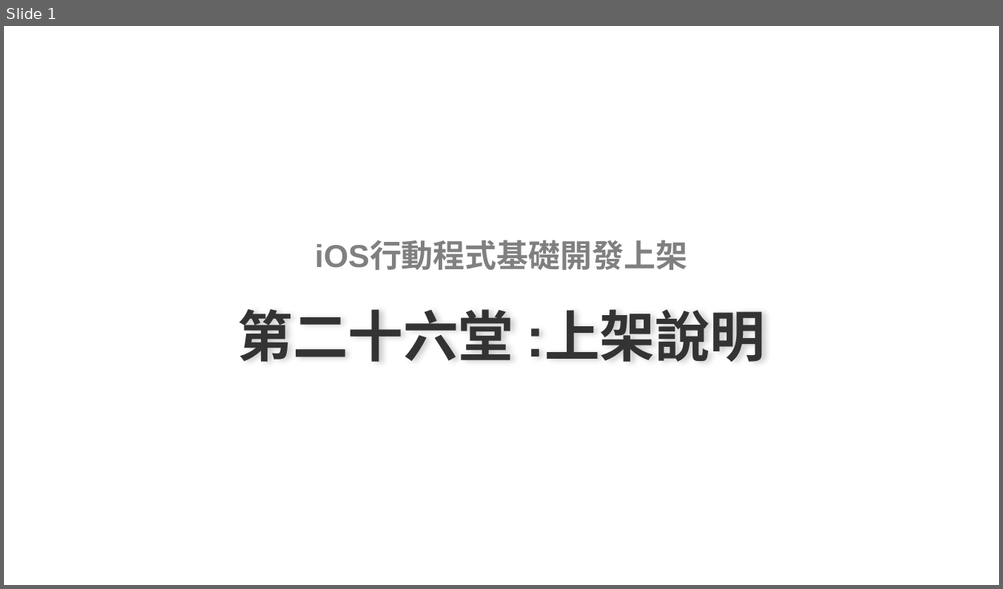
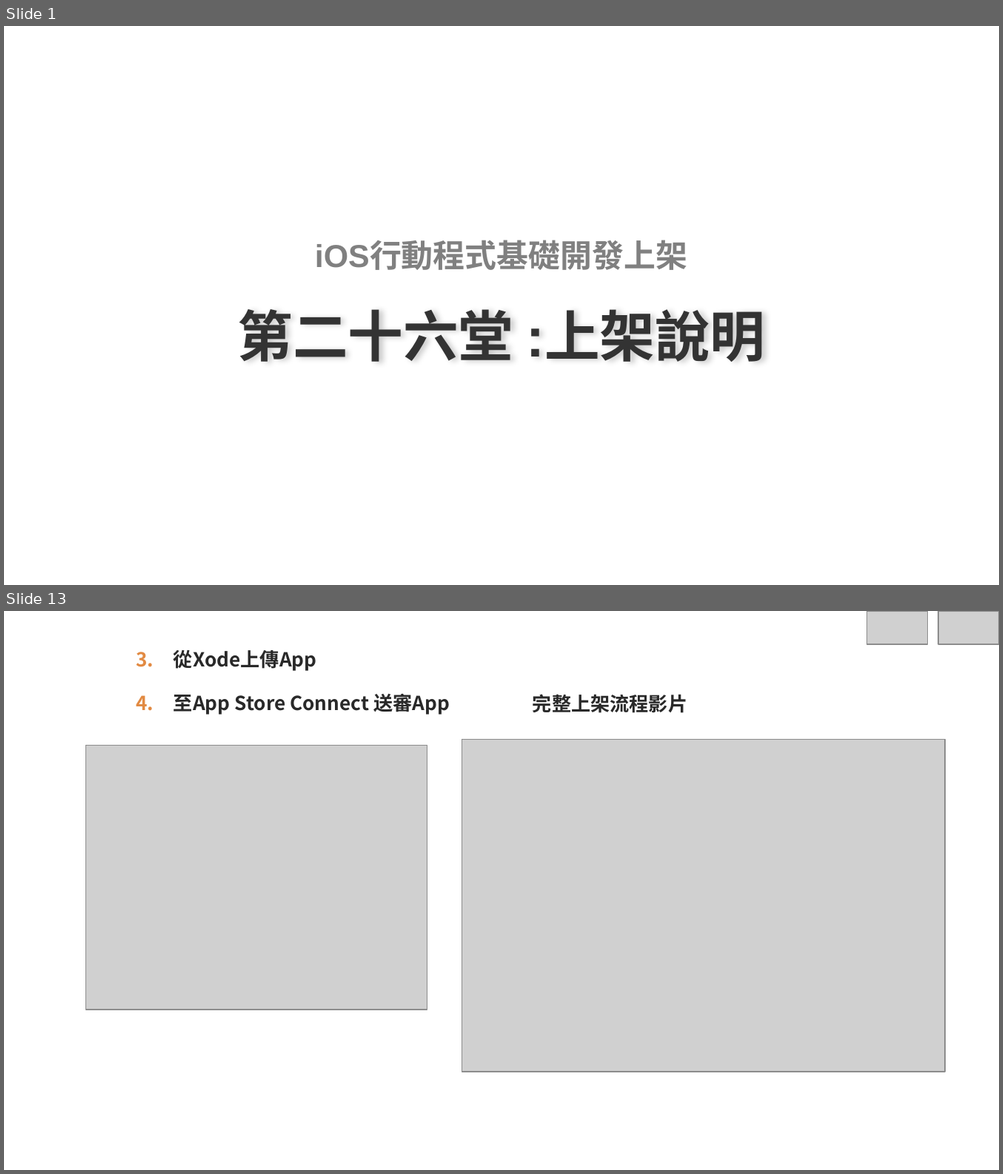
Before and after one commit to roberthsu2003/Iphone1, a slide deck: iOS行動程式基礎開發上架20堂課/第26堂課上架說明/第26堂課上架說明.pptx. Shown one above the other, each under a label of ours: slide 1 before the commit, slides 1 and 13 after it; the slides between them are not shown. The pictures are 1003x589 and 1003x1174 pixels, drawn with LibreOffice and Linux fonts; fonts in the diff are those of the drawing; grey boxes stand for pictures; background and template pictures are left out. Boxes give left, top, right and bottom in pixels: in the first picture for what was removed or moved away, otherwise in the second. Text is boxed around its words. In the diff, an @@ line names an element or a change of style, - is before the commit and + after.

```diff
--- a/iOS行動程式基礎開發上架20堂課/第26堂課上架說明/第26堂課上架說明.pptx
+++ b/iOS行動程式基礎開發上架20堂課/第26堂課上架說明/第26堂課上架說明.pptx
@@ slide 13 added at <box>4,611,999,1170</box>, background picture (left out) @@
@@ picture added at <box>866,611,927,644</box> @@
@@ picture added at <box>938,611,999,644</box> @@
@@ text added at <box>173,650,449,715</box>, 14 pt, text #292929, bold @@
+  3. 從Xode上傳App
+  4. 至App Store Connect 送審App
@@ text added at <box>532,694,687,713</box>, 14 pt, text #292929, bold @@
+完整上架流程影片
@@ picture added at <box>461,739,945,1071</box> @@
@@ picture added at <box>85,745,427,1010</box> @@
@@ page number added at <box>956,1137,982,1162</box>, 10 pt, text #FFFFFF @@
+13
```
Also in this commit, not shown: 11 other slides added, 2 slides removed, 49 other files.
